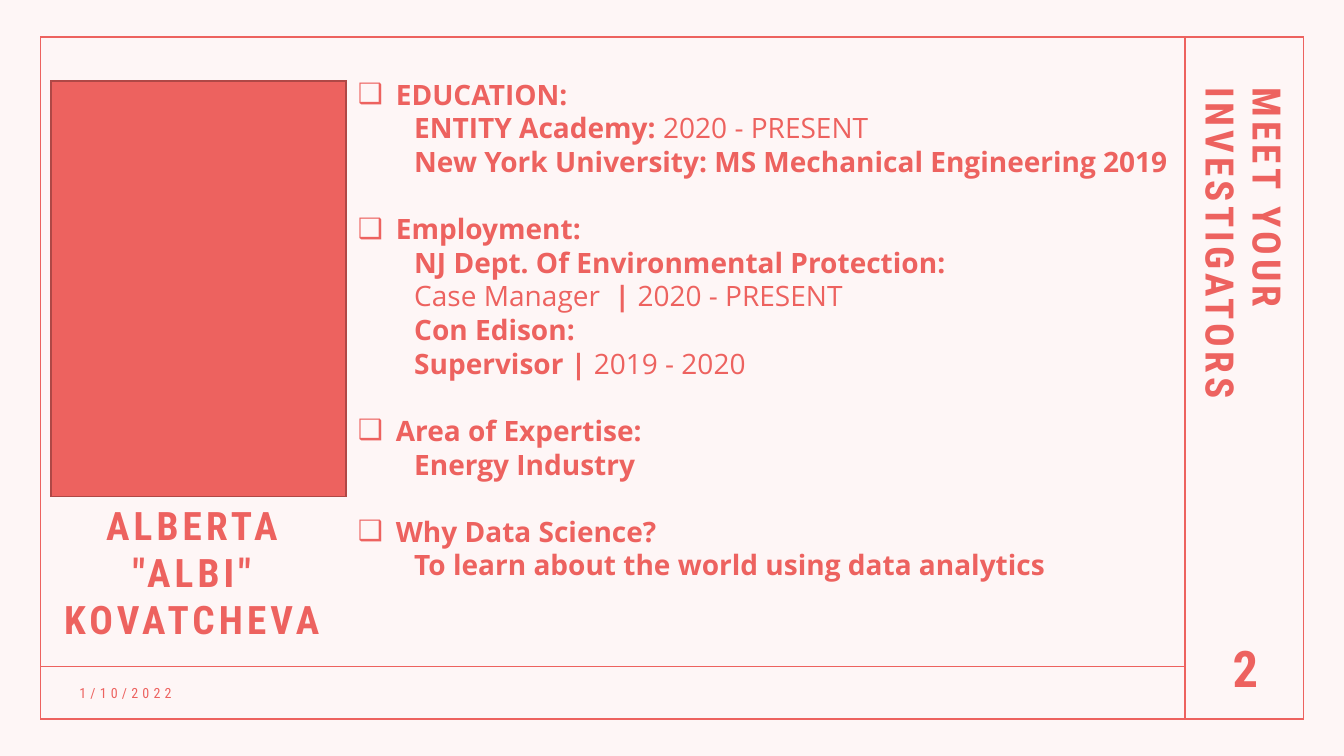
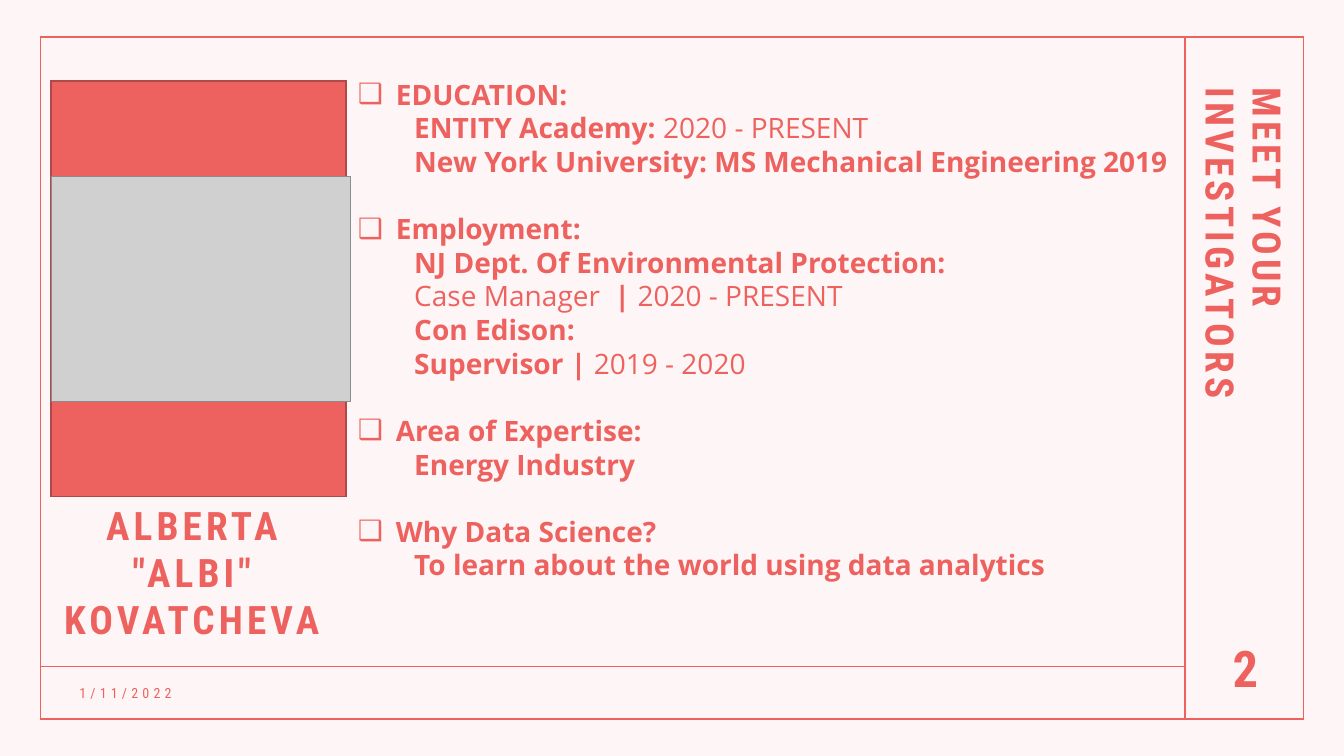
Before and after one commit to AlbiKovi/DSO110---Final-Group-Project, a slide deck: slide 2 of Is the Mega Millions a Mega Trap.pptm. Drawn at 1344x756 pixels with LibreOffice and Linux fonts; fonts in the diff are those of the drawing; grey boxes stand for pictures. Boxes give left, top, right and bottom in pixels: in the first picture for what was removed or moved away, otherwise in the second. Text is boxed around its words. In the diff, an @@ line names an element or a change of style, - is before the commit and + after.

```diff
--- a/Is the Mega Millions a Mega Trap.pptm
+++ b/Is the Mega Millions a Mega Trap.pptm
@@ picture added at (x1=51, y1=176, x2=351, y2=401) @@
@@ text at (x1=79, y1=688, x2=171, y2=699): text changed @@
-1/10/2022
+1/11/2022
```
Also in this commit, not shown: 16 other slides changed.
